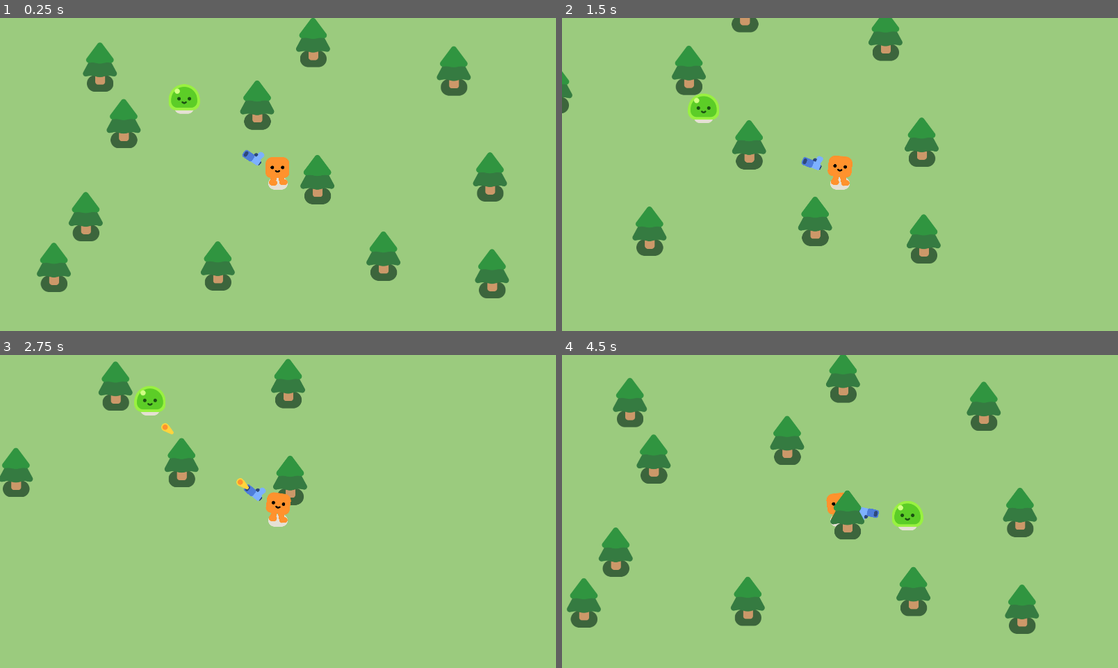
Above: before the commit, frames 1-4 (two rows, left to right).
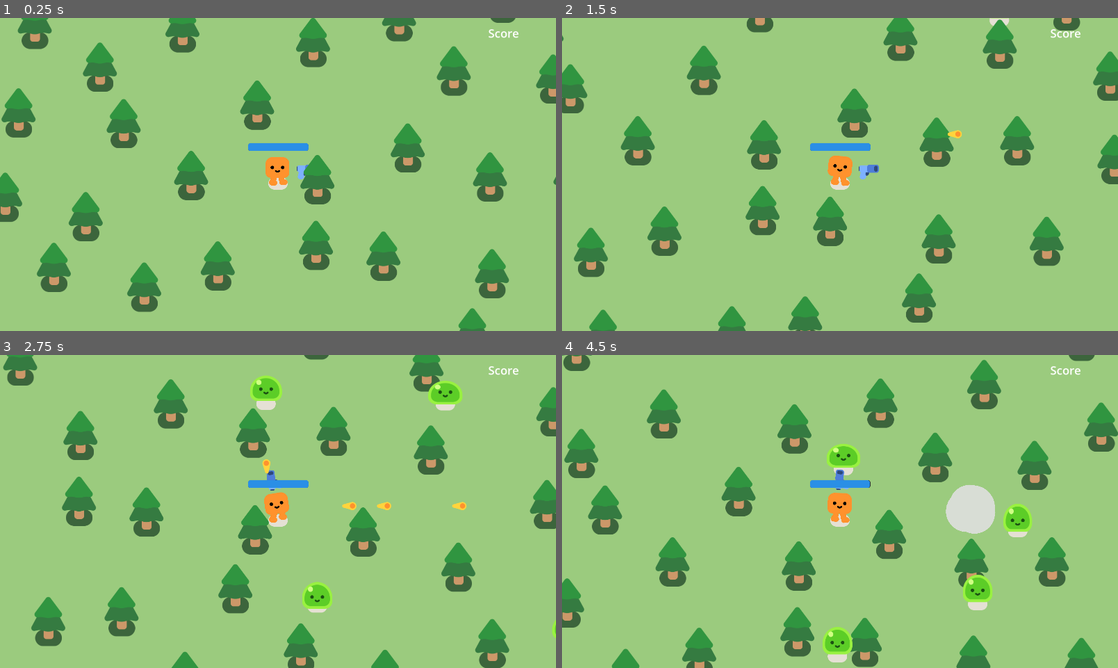
Above: after the commit, the same moments.

Repository: slowingwand28/Godot-Projects
Game: Godot game, scene res://Scenes/tutorial_game.tscn
Two runs of this game, one before a commit and one after it. Both use one fixed random seed, a clock stepped at 60 frames per second and the inputs below.
Inputs:
- Up to frame 1 (0.25 s): no input
- Up to frame 2 (1.5 s): hold D (move_right) 0.53-1.28 s; hold S (move_down) from 1.28 s (still down)
- Up to frame 3 (2.75 s): release S (move_down) at 2.03 s; hold D (move_right) from 2.03 s (still down)
- Up to frame 4 (4.5 s): release D (move_right) at 2.78 s; hold W (move_up) 2.78-3.53 s; hold A (move_left) from 3.53 s (still down)

The runs differ from the first frame. In frame 1, 6.8% of the frame differs, in the area x 0-100%, y 0-100%; in frame 2, 15%; in frame 3, 18%; in frame 4, 23%.

Commit message:
Finished tutorial as is in video

Diff:
--- a/2d-project-start/2d-project-start/Scenes/mob.gd
+++ b/2d-project-start/2d-project-start/Scenes/mob.gd
@@ -1,8 +1,23 @@
 extends CharacterBody2D
 
+var health = 3
+
 @onready var player = get_node("/root/Game/Player")
+
+func _ready():
+	%Slime.play_walk()
 
 func _physics_process(_delta):
 	var direction = global_position.direction_to(player.global_position)
 	velocity = direction * 300.0
 	move_and_slide()
+
+func take_damage():
+	health -= 1
+	%Slime.play_hurt()
+	if health == 0:
+		queue_free()
+		const SMOKE_SCENE = preload("res://smoke_explosion/smoke_explosion.tscn")
+		var smoke = SMOKE_SCENE.instantiate()
+		get_parent().add_child(smoke)
+		smoke.global_position = global_position
--- a/2d-project-start/2d-project-start/Scenes/mob.tscn
+++ b/2d-project-start/2d-project-start/Scenes/mob.tscn
@@ -9,9 +9,11 @@
 [node name="Mob" type="CharacterBody2D"]
 collision_layer = 2
 collision_mask = 3
+platform_floor_layers = 4294901760
 script = ExtResource("1_wpkoj")
 
 [node name="Slime" parent="." instance=ExtResource("1_nupnk")]
+unique_name_in_owner = true
 
 [node name="CollisionShape2D" type="CollisionShape2D" parent="."]
 position = Vector2(0, -29)
--- a/2d-project-start/2d-project-start/Scenes/player.gd
+++ b/2d-project-start/2d-project-start/Scenes/player.gd
@@ -1,7 +1,12 @@
 extends CharacterBody2D
 
+signal health_depleted
 
-func _physics_process(_delta):
+var max_health = 100.0
+var health = 100.0
+var kill_count = 0
+
+func _physics_process(delta):
 	var direction = Input.get_vector("move_left", "move_right", "move_up", "move_down")
 	velocity = direction * 600
 	move_and_slide()
@@ -10,3 +15,11 @@
 		$HappyBoo.play_walk_animation()
 	else:
 		$HappyBoo.play_idle_animation()
+
+	const DAMAGE_RATE = 5.0
+	var overlapping_mobs = %HurtBox.get_overlapping_bodies()
+	if overlapping_mobs.size() > 0:
+		health -= DAMAGE_RATE * overlapping_mobs.size() * delta
+		%ProgressBar.value = health
+		if health <= 0.0:
+			health_depleted.emit()
--- a/2d-project-start/2d-project-start/Scenes/player.tscn
+++ b/2d-project-start/2d-project-start/Scenes/player.tscn
@@ -8,7 +8,26 @@
 radius = 38.0
 height = 108.0
 
+[sub_resource type="CapsuleShape2D" id="CapsuleShape2D_488ox"]
+radius = 49.0
+height = 124.0
+
+[sub_resource type="StyleBoxFlat" id="StyleBoxFlat_pcrqf"]
+bg_color = Color(0.152941, 0.168627, 0.188235, 1)
+corner_radius_top_left = 8
+corner_radius_top_right = 8
+corner_radius_bottom_right = 8
+corner_radius_bottom_left = 8
+
+[sub_resource type="StyleBoxFlat" id="StyleBoxFlat_xd822"]
+bg_color = Color(0.164293, 0.561798, 0.899754, 1)
+corner_radius_top_left = 8
+corner_radius_top_right = 8
+corner_radius_bottom_right = 8
+corner_radius_bottom_left = 8
+
 [node name="Player" type="CharacterBody2D"]
+platform_floor_layers = 4294901760
 script = ExtResource("1_nly4q")
 
 [node name="HappyBoo" parent="." instance=ExtResource("1_4kbk6")]
@@ -18,7 +37,26 @@
 position = Vector2(-2, -14)
 shape = SubResource("CapsuleShape2D_ue1d8")
 
-[node name="Camera2D" type="Camera2D" parent="."]
-
 [node name="Gun" parent="." instance=ExtResource("3_eng6h")]
 position = Vector2(-1, -9)
+
+[node name="HurtBox" type="Area2D" parent="."]
+unique_name_in_owner = true
+collision_layer = 0
+collision_mask = 2
+
+[node name="CollisionShape2D" type="CollisionShape2D" parent="HurtBox"]
+position = Vector2(-1, -14)
+shape = SubResource("CapsuleShape2D_488ox")
+debug_color = Color(0.829363, 0.382001, 0.265389, 0.42)
+
+[node name="ProgressBar" type="ProgressBar" parent="."]
+unique_name_in_owner = true
+offset_left = -103.0
+offset_top = -108.0
+offset_right = 105.0
+offset_bottom = -81.0
+theme_override_styles/background = SubResource("StyleBoxFlat_pcrqf")
+theme_override_styles/fill = SubResource("StyleBoxFlat_xd822")
+value = 100.0
+show_percentage = false
--- /dev/null
+++ b/2d-project-start/2d-project-start/Scenes/tutorial_game.gd
@@ -0,0 +1,17 @@
+extends Node2D
+
+
+
+func spawn_mob():
+	var new_mob = preload("res://Scenes/mob.tscn").instantiate()
+	%PathFollow2D.progress_ratio = randf()
+	new_mob.global_position = %PathFollow2D.global_position
+	add_child(new_mob)
+
+func _on_timer_timeout():
+	spawn_mob()
+
+
+func _on_player_health_depleted():
+	%GameOver.visible = true
+	get_tree().paused = true
--- a/2d-project-start/2d-project-start/Scenes/tutorial_game.tscn
+++ b/2d-project-start/2d-project-start/Scenes/tutorial_game.tscn
@@ -1,11 +1,18 @@
-[gd_scene load_steps=4 format=3 uid="uid://bh8ibud718isi"]
-
+[gd_scene load_steps=5 format=3 uid="uid://bh8ibud718isi"]
+
+[ext_resource type="Script" path="res://Scenes/tutorial_game.gd" id="1_45bml"]
 [ext_resource type="PackedScene" uid="uid://bcmso05blwfu4" path="res://Scenes/player.tscn" id="1_dwjnh"]
 [ext_resource type="PackedScene" uid="uid://c0rubpuyo8g6" path="res://Scenes/pine_tree.tscn" id="2_u3h17"]
-[ext_resource type="PackedScene" uid="uid://bnnn53d8sjgyc" path="res://Scenes/mob.tscn" id="3_37v7j"]
+
+[sub_resource type="Curve2D" id="Curve2D_msxql"]
+_data = {
+"points": PackedVector2Array(0, 0, 0, 0, -187, -179, 0, 0, 0, 0, -222, 1300, 0, 0, 0, 0, 2180, 1297, 0, 0, 0, 0, 2162, -186, 0, 0, 0, 0, -187, -179)
+}
+point_count = 5
 
 [node name="Game" type="Node2D"]
 y_sort_enabled = true
+script = ExtResource("1_45bml")
 
 [node name="CanvasLayer" type="CanvasLayer" parent="."]
 layer = -1
@@ -16,10 +23,34 @@
 offset_right = 2004.0
 offset_bottom = 1144.0
 color = Color(0.60769, 0.794319, 0.492337, 1)
+metadata/_edit_use_anchors_ = true
 
 [node name="Player" parent="." instance=ExtResource("1_dwjnh")]
 position = Vector2(970, 560)
 
+[node name="Path2D" type="Path2D" parent="Player"]
+position = Vector2(-970, -560)
+curve = SubResource("Curve2D_msxql")
+
+[node name="PathFollow2D" type="PathFollow2D" parent="Player/Path2D"]
+unique_name_in_owner = true
+position = Vector2(-187, -179)
+rotation = 1.59446
+
+[node name="Camera2D" type="Camera2D" parent="Player"]
+
+[node name="ScoreBoard" type="Label" parent="Player/Camera2D"]
+anchors_preset = 5
+anchor_left = 0.5
+anchor_right = 0.5
+offset_left = 726.0
+offset_top = -515.0
+offset_right = 891.0
+offset_bottom = -436.0
+grow_horizontal = 2
+theme_override_font_sizes/font_size = 40
+text = "Score"
+
 [node name="Trees" type="Node2D" parent="."]
 y_sort_enabled = true
 
@@ -59,5 +90,320 @@
 [node name="PineTree12" parent="Trees" instance=ExtResource("2_u3h17")]
 position = Vector2(438, 431)
 
-[node name="Mob" parent="." instance=ExtResource("3_37v7j")]
-position = Vector2(585, 286)
+[node name="PineTree13" parent="Trees" instance=ExtResource("2_u3h17")]
+position = Vector2(75, 394)
+
+[node name="PineTree14" parent="Trees" instance=ExtResource("2_u3h17")]
+position = Vector2(-231, 100)
+
+[node name="PineTree15" parent="Trees" instance=ExtResource("2_u3h17")]
+position = Vector2(-348, 511)
+
+[node name="PineTree16" parent="Trees" instance=ExtResource("2_u3h17")]
+position = Vector2(-269, 817)
+
+[node name="PineTree17" parent="Trees" instance=ExtResource("2_u3h17")]
+position = Vector2(-631, 795)
+
+[node name="PineTree18" parent="Trees" instance=ExtResource("2_u3h17")]
+position = Vector2(-831, 281)
+
+[node name="PineTree19" parent="Trees" instance=ExtResource("2_u3h17")]
+position = Vector2(-627, -229)
+
+[node name="PineTree20" parent="Trees" instance=ExtResource("2_u3h17")]
+position = Vector2(-1084, -164)
+
+[node name="PineTree21" parent="Trees" instance=ExtResource("2_u3h17")]
+position = Vector2(-873, -497)
+
+[node name="PineTree22" parent="Trees" instance=ExtResource("2_u3h17")]
+position = Vector2(-575, 55)
+
+[node name="PineTree23" parent="Trees" instance=ExtResource("2_u3h17")]
+position = Vector2(-1099, 319)
+
+[node name="PineTree24" parent="Trees" instance=ExtResource("2_u3h17")]
+position = Vector2(-1047, 666)
+
+[node name="PineTree25" parent="Trees" instance=ExtResource("2_u3h17")]
+position = Vector2(-601, 421)
+
+[node name="PineTree26" parent="Trees" instance=ExtResource("2_u3h17")]
+position = Vector2(-378, 1232)
+
+[node name="PineTree27" parent="Trees" instance=ExtResource("2_u3h17")]
+position = Vector2(-858, 1266)
+
+[node name="PineTree28" parent="Trees" instance=ExtResource("2_u3h17")]
+position = Vector2(-1062, 908)
+
+[node name="PineTree29" parent="Trees" instance=ExtResource("2_u3h17")]
+position = Vector2(-722, 1606)
+
+[node name="PineTree30" parent="Trees" instance=ExtResource("2_u3h17")]
+position = Vector2(-1213, 1497)
+
+[node name="PineTree31" parent="Trees" instance=ExtResource("2_u3h17")]
+position = Vector2(-1020, 1776)
+
+[node name="PineTree32" parent="Trees" instance=ExtResource("2_u3h17")]
+position = Vector2(-401, 1787)
+
+[node name="PineTree33" parent="Trees" instance=ExtResource("2_u3h17")]
+position = Vector2(-839, 1920)
+
+[node name="PineTree34" parent="Trees" instance=ExtResource("2_u3h17")]
+position = Vector2(-356, 1429)
+
+[node name="PineTree35" parent="Trees" instance=ExtResource("2_u3h17")]
+position = Vector2(-27, 1308)
+
+[node name="PineTree36" parent="Trees" instance=ExtResource("2_u3h17")]
+position = Vector2(-61, 1840)
+
+[node name="PineTree37" parent="Trees" instance=ExtResource("2_u3h17")]
+position = Vector2(97, 1550)
+
+[node name="PineTree38" parent="Trees" instance=ExtResource("2_u3h17")]
+position = Vector2(226, 1942)
+
+[node name="PineTree39" parent="Trees" instance=ExtResource("2_u3h17")]
+position = Vector2(264, 1278)
+
+[node name="PineTree40" parent="Trees" instance=ExtResource("2_u3h17")]
+position = Vector2(-563, -584)
+
+[node name="PineTree41" parent="Trees" instance=ExtResource("2_u3h17")]
+position = Vector2(-341, -451)
+
+[node name="PineTree42" parent="Trees" instance=ExtResource("2_u3h17")]
+position = Vector2(-246, -195)
+
+[node name="PineTree43" parent="Trees" instance=ExtResource("2_u3h17")]
+position = Vector2(181, -297)
+
+[node name="PineTree44" parent="Trees" instance=ExtResource("2_u3h17")]
+position = Vector2(-103, -618)
+
+[node name="PineTree45" parent="Trees" instance=ExtResource("2_u3h17")]
+position = Vector2(131, 88)
+
+[node name="PineTree46" parent="Trees" instance=ExtResource("2_u3h17")]
+position = Vector2(339, 1565)
+
+[node name="PineTree47" parent="Trees" instance=ExtResource("2_u3h17")]
+position = Vector2(29, 685)
+
+[node name="PineTree48" parent="Trees" instance=ExtResource("2_u3h17")]
+position = Vector2(-76, 968)
+
+[node name="PineTree49" parent="Trees" instance=ExtResource("2_u3h17")]
+position = Vector2(513, 1837)
+
+[node name="PineTree50" parent="Trees" instance=ExtResource("2_u3h17")]
+position = Vector2(509, 995)
+
+[node name="PineTree51" parent="Trees" instance=ExtResource("2_u3h17")]
+position = Vector2(773, 1855)
+
+[node name="PineTree52" parent="Trees" instance=ExtResource("2_u3h17")]
+position = Vector2(551, 1278)
+
+[node name="PineTree53" parent="Trees" instance=ExtResource("2_u3h17")]
+position = Vector2(728, 1485)
+
+[node name="PineTree54" parent="Trees" instance=ExtResource("2_u3h17")]
+position = Vector2(1113, 1833)
+
+[node name="PineTree55" parent="Trees" instance=ExtResource("2_u3h17")]
+position = Vector2(996, 1266)
+
+[node name="PineTree56" parent="Trees" instance=ExtResource("2_u3h17")]
+position = Vector2(1022, 1523)
+
+[node name="PineTree57" parent="Trees" instance=ExtResource("2_u3h17")]
+position = Vector2(1362, 1852)
+
+[node name="PineTree58" parent="Trees" instance=ExtResource("2_u3h17")]
+position = Vector2(1249, 1232)
+
+[node name="PineTree59" parent="Trees" instance=ExtResource("2_u3h17")]
+position = Vector2(1747, 1901)
+
+[node name="PineTree60" parent="Trees" instance=ExtResource("2_u3h17")]
+position = Vector2(1468, 1455)
+
+[node name="PineTree61" parent="Trees" instance=ExtResource("2_u3h17")]
+position = Vector2(671, 610)
+
+[node name="PineTree62" parent="Trees" instance=ExtResource("2_u3h17")]
+position = Vector2(1102, 851)
+
+[node name="PineTree63" parent="Trees" instance=ExtResource("2_u3h17")]
+position = Vector2(641, 100)
+
+[node name="PineTree64" parent="Trees" instance=ExtResource("2_u3h17")]
+position = Vector2(1419, 515)
+
+[node name="PineTree65" parent="Trees" instance=ExtResource("2_u3h17")]
+position = Vector2(162, -542)
+
+[node name="PineTree66" parent="Trees" instance=ExtResource("2_u3h17")]
+position = Vector2(407, -546)
+
+[node name="PineTree67" parent="Trees" instance=ExtResource("2_u3h17")]
+position = Vector2(339, -134)
+
+[node name="PineTree68" parent="Trees" instance=ExtResource("2_u3h17")]
+position = Vector2(573, -417)
+
+[node name="PineTree69" parent="Trees" instance=ExtResource("2_u3h17")]
+position = Vector2(747, -214)
+
+[node name="PineTree70" parent="Trees" instance=ExtResource("2_u3h17")]
+position = Vector2(943, -599)
+
+[node name="PineTree71" parent="Trees" instance=ExtResource("2_u3h17")]
+position = Vector2(1868, 1357)
+
+[node name="PineTree72" parent="Trees" instance=ExtResource("2_u3h17")]
+position = Vector2(1940, 1652)
+
+[node name="PineTree73" parent="Trees" instance=ExtResource("2_u3h17")]
+position = Vector2(1642, 1153)
+
+[node name="PineTree74" parent="Trees" instance=ExtResource("2_u3h17")]
+position = Vector2(2136, 1867)
+
+[node name="PineTree75" parent="Trees" instance=ExtResource("2_u3h17")]
+position = Vector2(2529, 1342)
+
+[node name="PineTree76" parent="Trees" instance=ExtResource("2_u3h17")]
+position = Vector2(2412, 1078)
+
+[node name="PineTree77" parent="Trees" instance=ExtResource("2_u3h17")]
+position = Vector2(2861, 1882)
+
+[node name="PineTree78" parent="Trees" instance=ExtResource("2_u3h17")]
+position = Vector2(2548, 1791)
+
+[node name="PineTree79" parent="Trees" instance=ExtResource("2_u3h17")]
+position = Vector2(2925, 1361)
+
+[node name="PineTree80" parent="Trees" instance=ExtResource("2_u3h17")]
+position = Vector2(2159, 1448)
+
+[node name="PineTree81" parent="Trees" instance=ExtResource("2_u3h17")]
+position = Vector2(2083, 957)
+
+[node name="PineTree82" parent="Trees" instance=ExtResource("2_u3h17")]
+position = Vector2(3069, 1093)
+
+[node name="PineTree83" parent="Trees" instance=ExtResource("2_u3h17")]
+position = Vector2(2718, 862)
+
+[node name="PineTree84" parent="Trees" instance=ExtResource("2_u3h17")]
+position = Vector2(2317, 674)
+
+[node name="PineTree85" parent="Trees" instance=ExtResource("2_u3h17")]
+position = Vector2(1981, 610)
+
+[node name="PineTree86" parent="Trees" instance=ExtResource("2_u3h17")]
+position = Vector2(2740, 542)
+
+[node name="PineTree87" parent="Trees" instance=ExtResource("2_u3h17")]
+position = Vector2(2974, 364)
+
+[node name="PineTree88" parent="Trees" instance=ExtResource("2_u3h17")]
+position = Vector2(2302, 387)
+
+[node name="PineTree89" parent="Trees" instance=ExtResource("2_u3h17")]
+position = Vector2(2759, 107)
+
+[node name="PineTree90" parent="Trees" instance=ExtResource("2_u3h17")]
+position = Vector2(2151, 145)
+
+[node name="PineTree91" parent="Trees" instance=ExtResource("2_u3h17")]
+position = Vector2(2389, -78)
+
+[node name="PineTree92" parent="Trees" instance=ExtResource("2_u3h17")]
+position = Vector2(2986, -195)
+
+[node name="PineTree93" parent="Trees" instance=ExtResource("2_u3h17")]
+position = Vector2(1283, -191)
+
+[node name="PineTree94" parent="Trees" instance=ExtResource("2_u3h17")]
+position = Vector2(1026, -327)
+
+[node name="PineTree95" parent="Trees" instance=ExtResource("2_u3h17")]
+position = Vector2(1747, -2)
+
+[node name="PineTree96" parent="Trees" instance=ExtResource("2_u3h17")]
+position = Vector2(1389, 62)
+
+[node name="PineTree97" parent="Trees" instance=ExtResource("2_u3h17")]
+position = Vector2(1321, -546)
+
+[node name="PineTree98" parent="Trees" instance=ExtResource("2_u3h17")]
+position = Vector2(1804, -361)
+
+[node name="PineTree99" parent="Trees" instance=ExtResource("2_u3h17")]
+position = Vector2(2268, -327)
+
+[node name="PineTree100" parent="Trees" instance=ExtResource("2_u3h17")]
+position = Vector2(1710, -591)
+
+[node name="PineTree101" parent="Trees" instance=ExtResource("2_u3h17")]
+position = Vector2(2869, -523)
+
+[node name="PineTree102" parent="Trees" instance=ExtResource("2_u3h17")]
+position = Vector2(2619, -391)
+
+[node name="PineTree103" parent="Trees" instance=ExtResource("2_u3h17")]
+position = Vector2(2208, -606)
+
+[node name="PineTree104" parent="Trees" instance=ExtResource("2_u3h17")]
+position = Vector2(2083, -168)
+
+[node name="PineTree105" parent="Trees" instance=ExtResource("2_u3h17")]
+position = Vector2(2604, 243)
+
+[node name="PineTree106" parent="Trees" instance=ExtResource("2_u3h17")]
+position = Vector2(1921, 277)
+
+[node name="Timer" type="Timer" parent="."]
+wait_time = 0.5
+autostart = true
+
+[node name="GameOver" type="CanvasLayer" parent="."]
+unique_name_in_owner = true
+visible = false
+
+[node name="ColorRect" type="ColorRect" parent="GameOver"]
+anchors_preset = 15
+anchor_right = 1.0
+anchor_bottom = 1.0
+grow_horizontal = 2
+grow_vertical = 2
+color = Color(0, 0, 0, 0.498039)
+
+[node name="Label" type="Label" parent="GameOver/ColorRect"]
+layout_mode = 1
+anchors_preset = 8
+anchor_left = 0.5
+anchor_top = 0.5
+anchor_right = 0.5
+anchor_bottom = 0.5
+offset_left = -215.0
+offset_top = -51.5
+offset_right = 215.0
+offset_bottom = 51.5
+grow_horizontal = 2
+grow_vertical = 2
+theme_override_font_sizes/font_size = 75
+text = "Game Over"
+uppercase = true
+
+[connection signal="health_depleted" from="Player" to="." method="_on_player_health_depleted"]
+[connection signal="timeout" from="Timer" to="." method="_on_timer_timeout"]
Not shown: 1 places in 2d-project-start/2d-project-start/Scenes/player.tscn that only renumber resources
